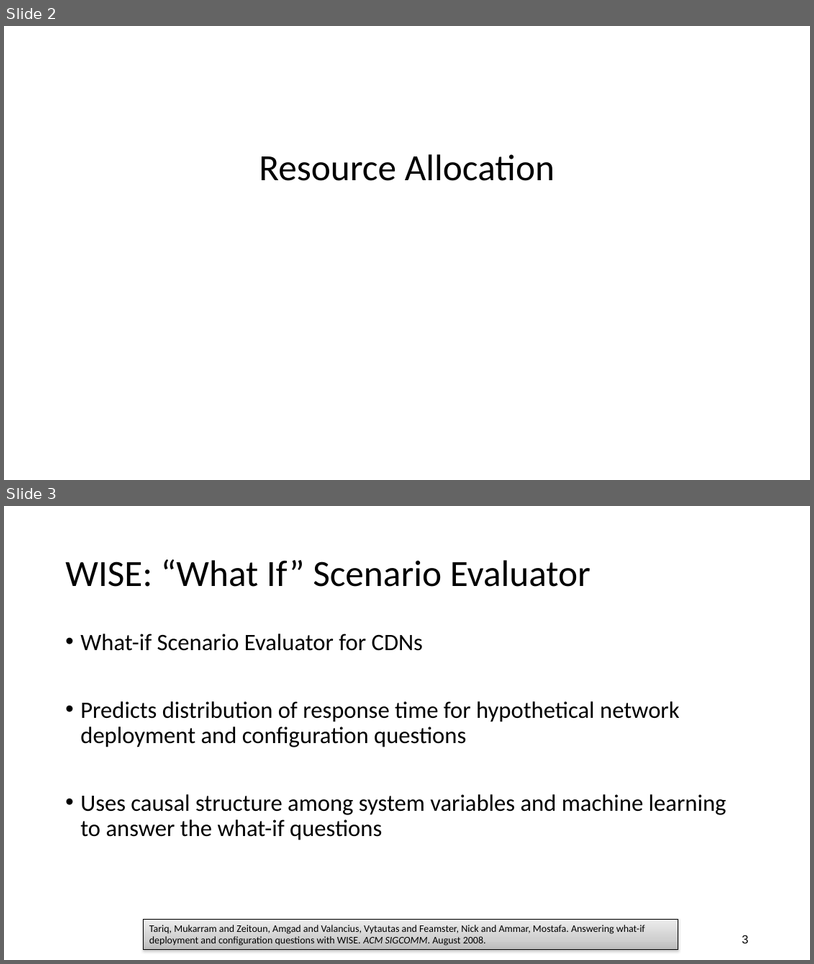
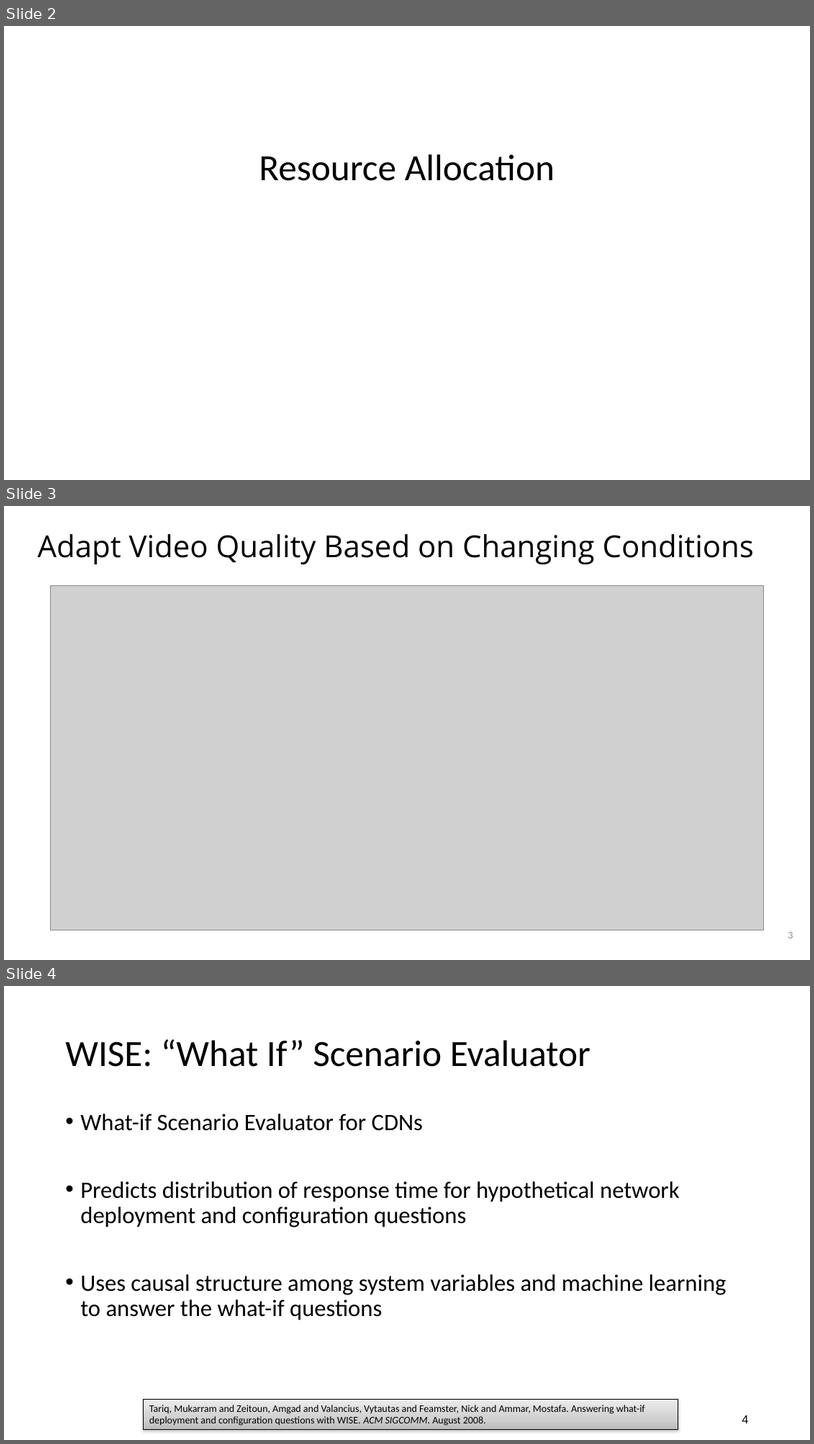
Before and after one commit to noise-lab/ml-systems, a slide deck: docs/slides/4-resource.pptx. Shown one above the other, each under a label of ours: slides 2 and 3 before the commit, slides 2, 3 and 4 after it. The pictures are 814x964 and 814x1444 pixels, drawn with LibreOffice and Linux fonts; fonts in the diff are those of the drawing; grey boxes stand for pictures. Boxes give left, top, right and bottom in pixels: in the first picture for what was removed or moved away, otherwise in the second. Text is boxed around its words. In the diff, an @@ line names an element or a change of style, - is before the commit and + after.

```diff
--- a/docs/slides/4-resource.pptx
+++ b/docs/slides/4-resource.pptx
@@ slide 3 added at box(4, 506, 810, 960), background #FFFFFF @@
@@ title added at box(38, 534, 754, 564), 36 pt, text #000000 @@
+Adapt Video Quality Based on Changing Conditions
@@ picture added at box(50, 586, 764, 930) @@
@@ page number added at box(788, 932, 793, 938), 12 pt, text #8C8C8C @@
+3
@@ what was slide 3 is now slide 4 @@
@@ page number at box(742, 1414, 748, 1423): text changed @@
-3
+4
```
Also in this commit, not shown: 3 other files.
